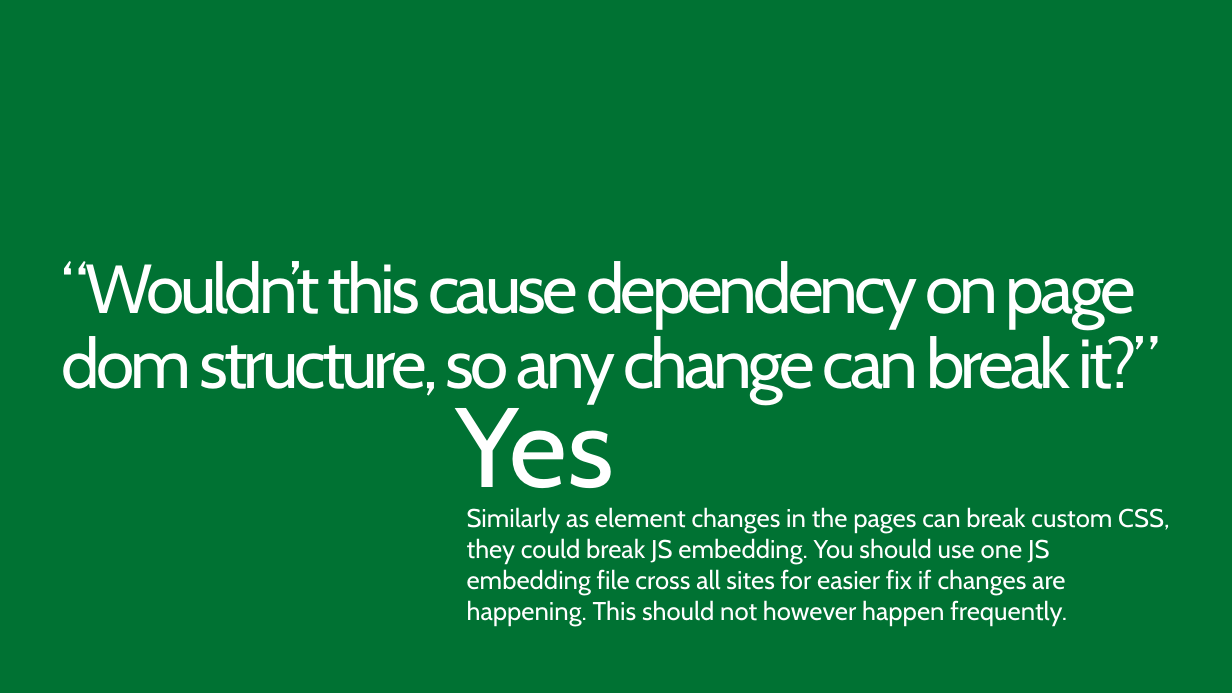
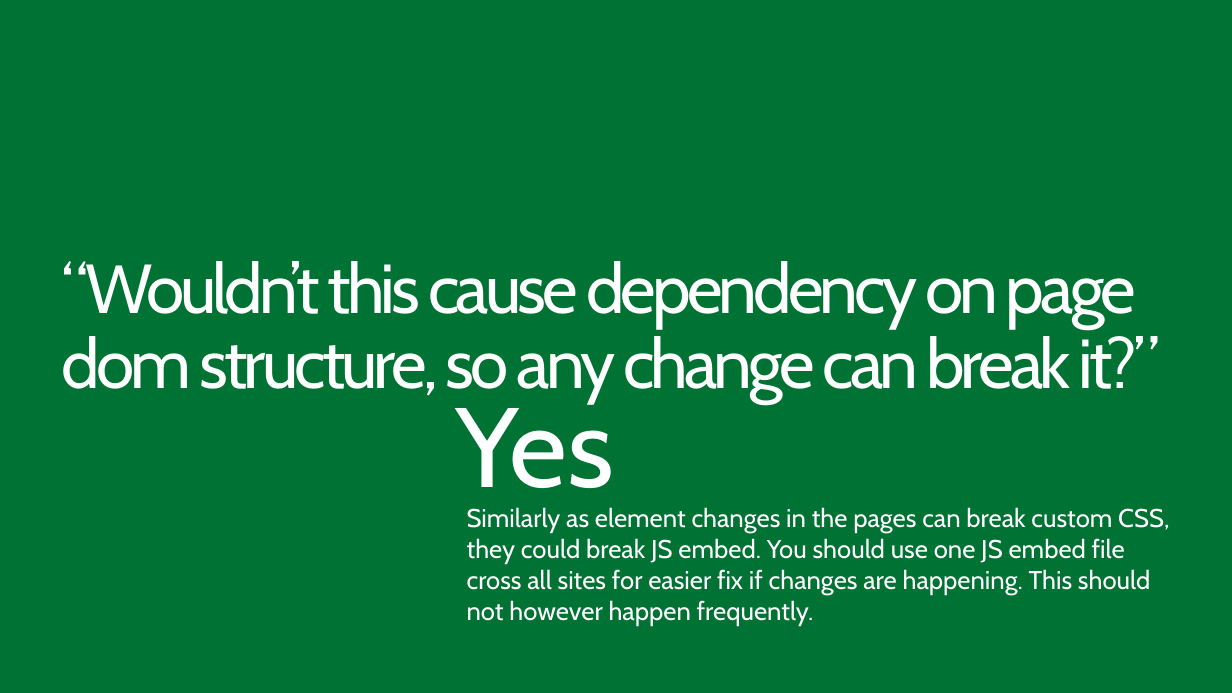
Before and after one commit to OfficeDev/TrainingContent, a slide deck: slide 15 of O3658/02 Managing site settings using app model/2_SiteManagement.pptx. Drawn at 1232x693 pixels with LibreOffice and Linux fonts; fonts in the diff are those of the drawing; background and template pictures are left out. Boxes give left, top, right and bottom in pixels: in the first picture for what was removed or moved away, otherwise in the second. Text is boxed around its words. In the diff, an @@ line names an element or a change of style, - is before the commit and + after.

Commit message:
Updated terminology for JS embed

```diff
--- a/O3658/02 Managing site settings using app model/2_SiteManagement.pptx
+++ b/O3658/02 Managing site settings using app model/2_SiteManagement.pptx
@@ text at <box>467,507,1169,626</box>: text changed @@
-Similarly as element changes in the pages can break custom CSS, they could break JS embedding. You should use one JS embedding file cross all sites for easier fix if changes are happening. This should not however happen frequently.
+Similarly as element changes in the pages can break custom CSS, they could break JS embed. You should use one JS embed file cross all sites for easier fix if changes are happening. This should not however happen frequently.
```
Also in this commit, not shown: 8 other slides changed, 1 other file.
